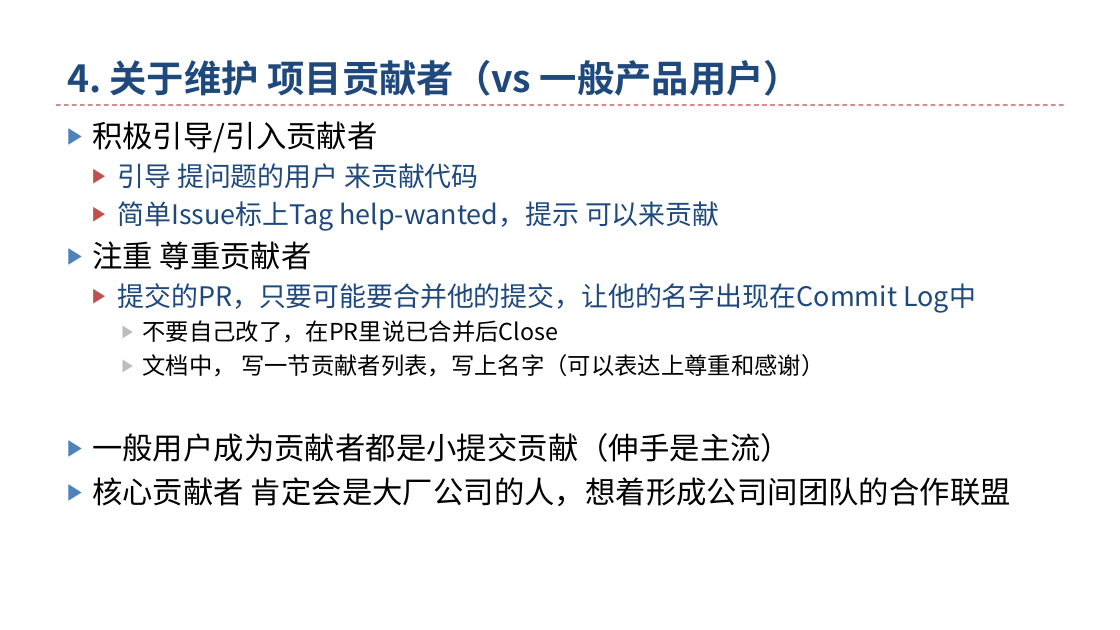
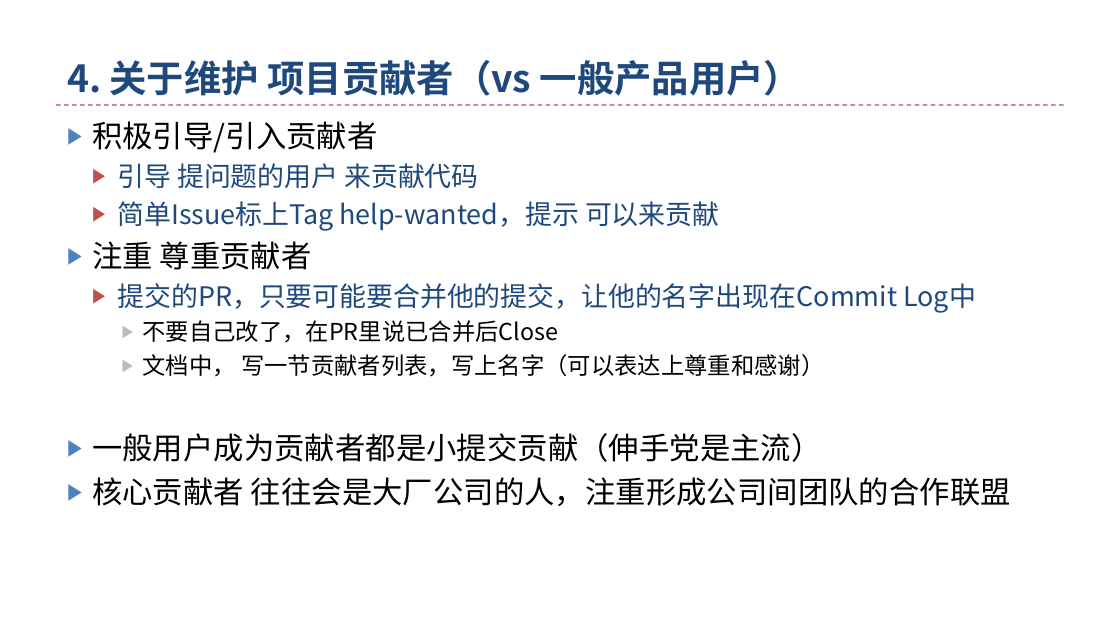
Before and after one commit to oldratlee/software-practice-thoughts, a slide deck: slide 12 of hitchhikers-guide-to-open-source/开源漫游者指南-v0.9.1.pptx. Drawn at 1120x630 pixels with LibreOffice and Linux fonts; fonts in the diff are those of the drawing. Boxes give left, top, right and bottom in pixels: in the first picture for what was removed or moved away, otherwise in the second. Text is boxed around its words. In the diff, an @@ line names an element or a change of style, - is before the commit and + after.

```diff
--- a/hitchhikers-guide-to-open-source/开源漫游者指南-v0.9.1.pptx
+++ b/hitchhikers-guide-to-open-source/开源漫游者指南-v0.9.1.pptx
@@ text at (92, 433, 1011, 506): text changed @@
-▶ 一般用户成为贡献者都是小提交贡献（伸手是主流）
-▶ 核心贡献者 肯定会是大厂公司的人，想着形成公司间团队的合作联盟
+▶ 一般用户成为贡献者都是小提交贡献（伸手党是主流）
+▶ 核心贡献者 往往会是大厂公司的人，注重形成公司间团队的合作联盟
```
Also in this commit, not shown: 1 other file.
